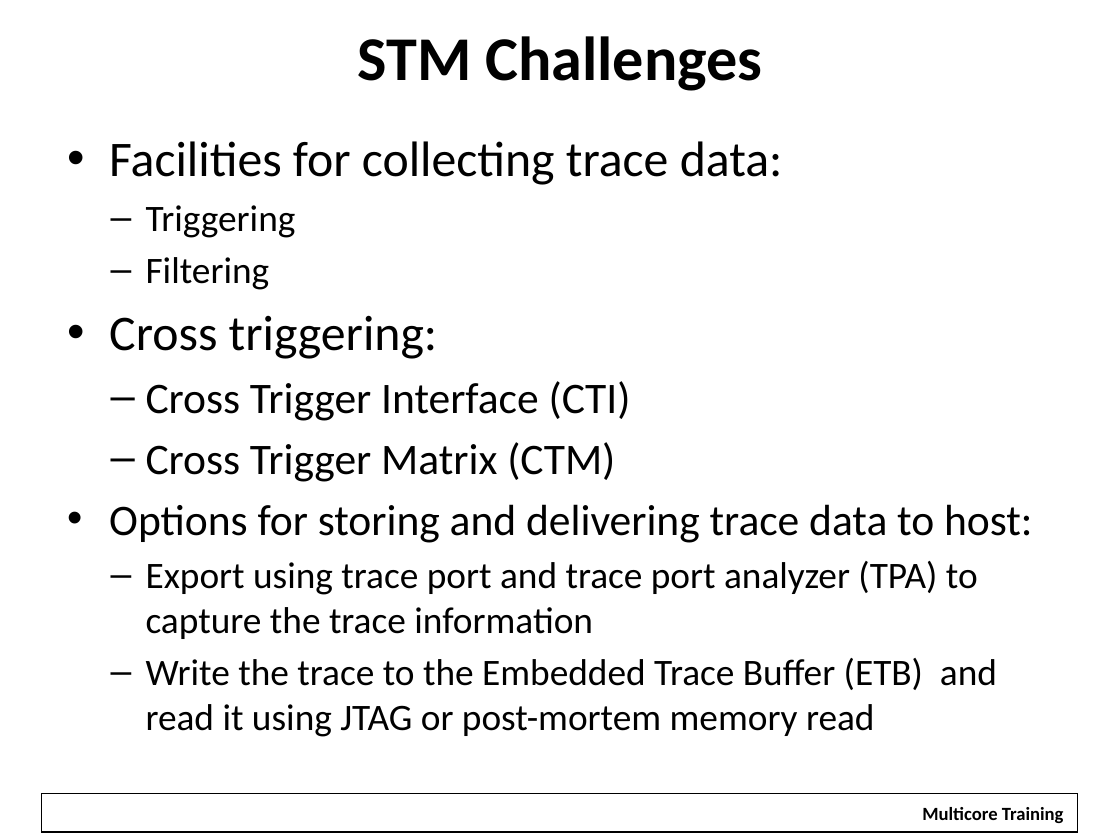
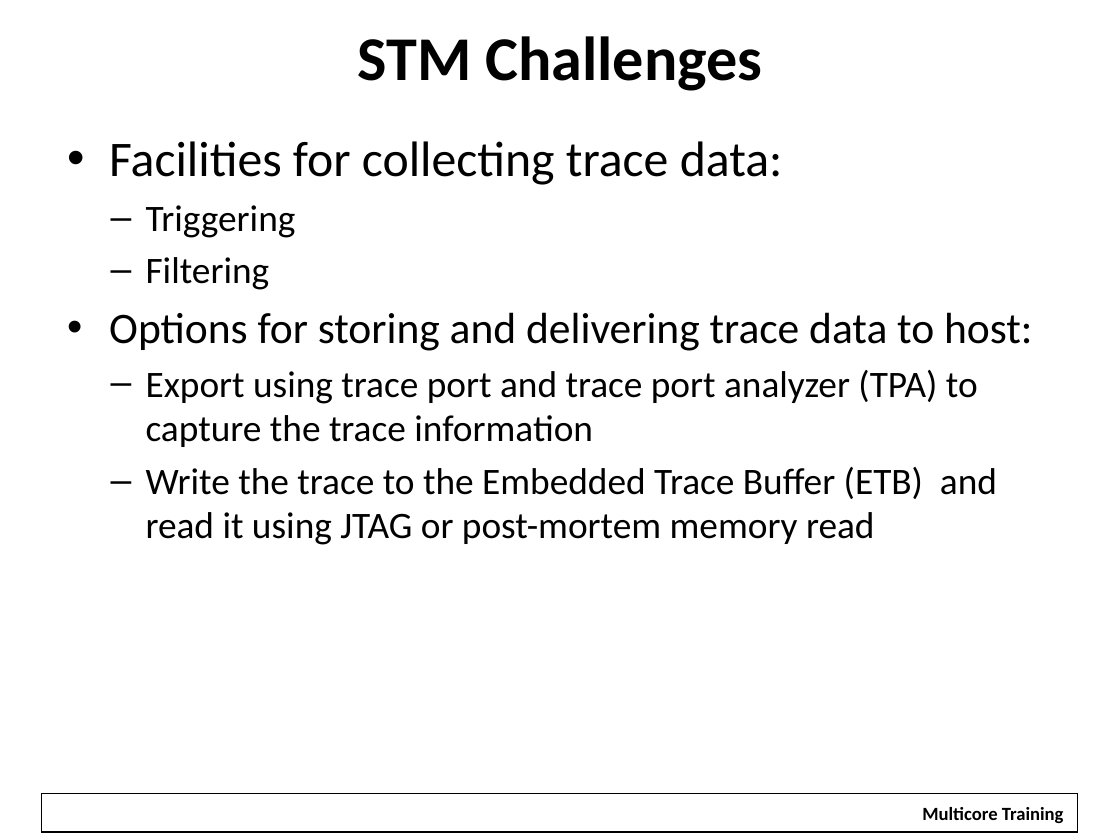
Before and after one commit to hari1989/keystone-workshop, a slide deck: slide 49 of preliminary/Working/presentations/KeyStoneII ARM Overview.pptx (slide 43 before the commit). Drawn at 1120x840 pixels with LibreOffice and Linux fonts; fonts in the diff are those of the drawing; background and template pictures are left out. Boxes give left, top, right and bottom in pixels: in the first picture for what was removed or moved away, otherwise in the second. Text is boxed around its words. In the diff, an @@ line names an element or a change of style, - is before the commit and + after.

```diff
--- a/preliminary/Working/presentations/KeyStoneII ARM Overview.pptx
+++ b/preliminary/Working/presentations/KeyStoneII ARM Overview.pptx
@@ text at (109,315,631,482): paragraphs removed @@
-• Cross triggering:
-  – Cross Trigger Interface (CTI)
-  – Cross Trigger Matrix (CTM)
```
Also in this commit, not shown: 6 other slides changed, 7 slides added, 1 slide removed.
